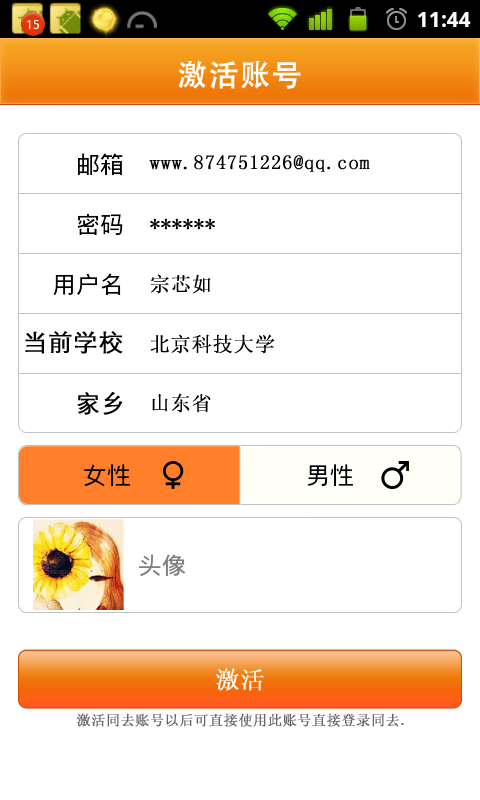
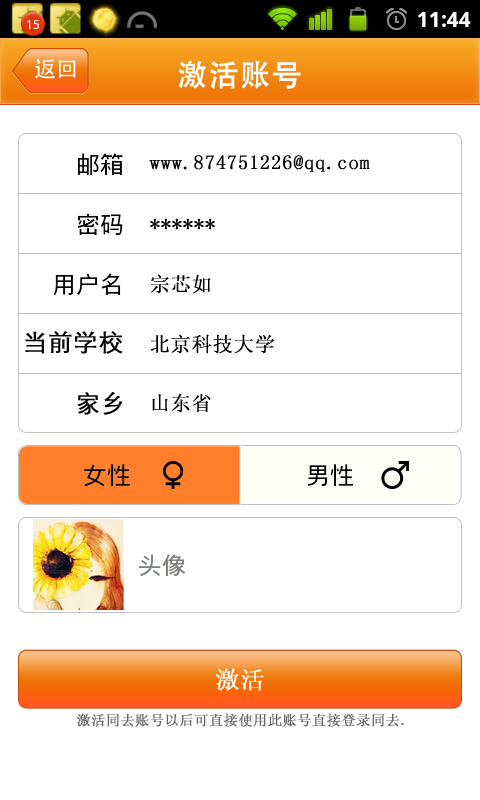
The second 480x800 image is a revision of the first. Changes to its layers:
added layer "返回" in group "top bar" over [35, 59, 76, 79]
added layer "button background copy 3" in group "top bar" over [12, 48, 89, 93]
